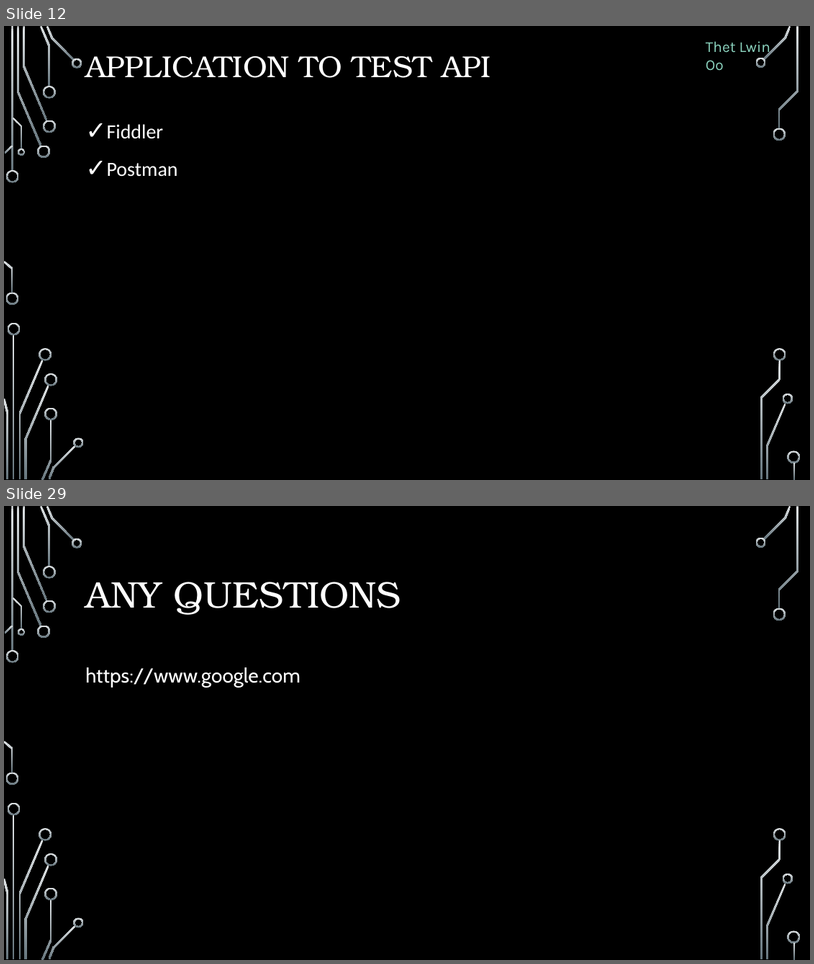
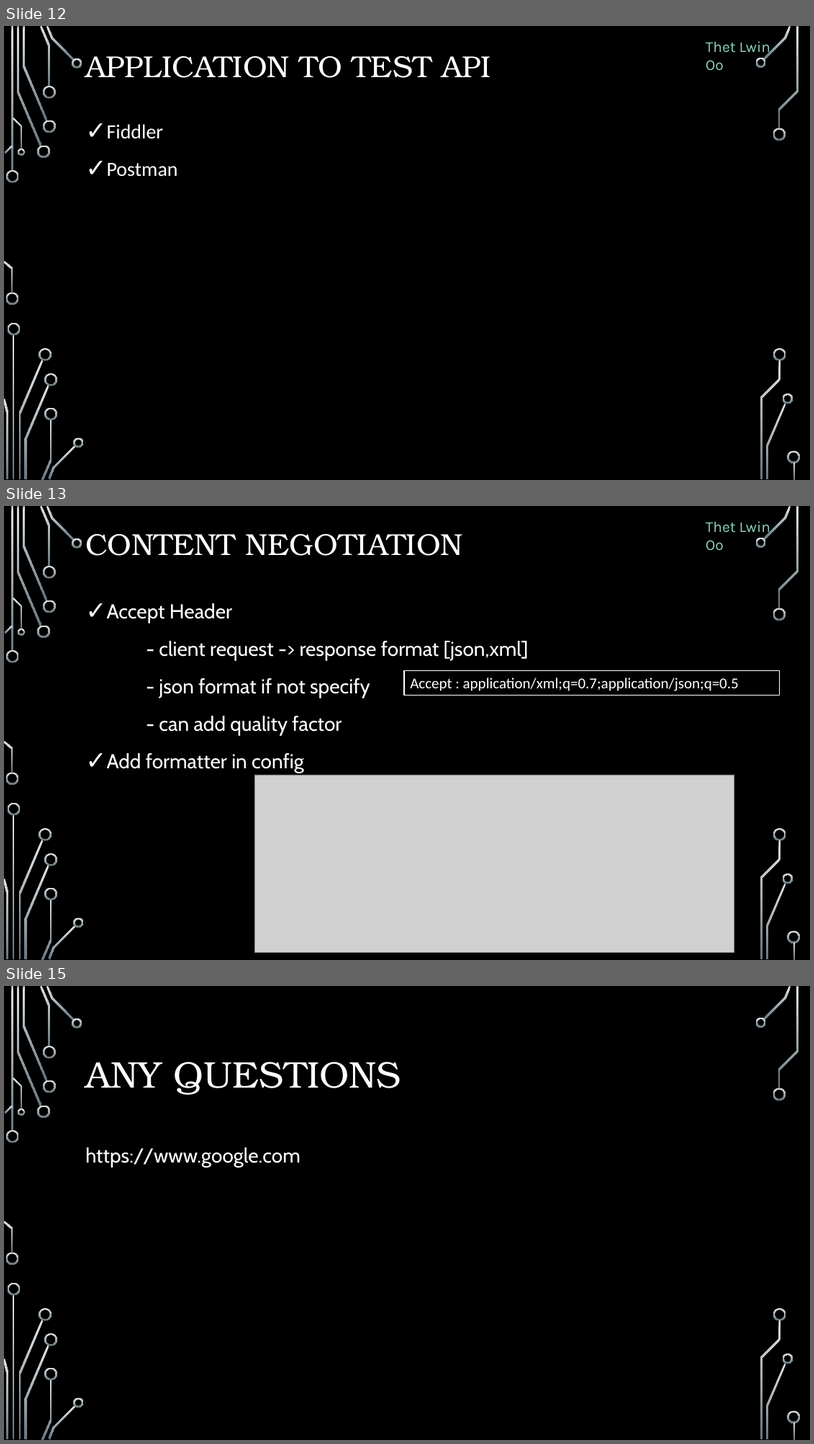
Before and after one commit to ThetLwinOoAam/AspNetMVCTPC1_Doc, a slide deck: AspNetWebApi.pptx. Shown one above the other, each under a label of ours: slides 12 and 29 before the commit, slides 12, 13 and 15 after it; the slides between them are not shown. The pictures are 814x964 and 814x1444 pixels, drawn with LibreOffice and Linux fonts; fonts in the diff are those of the drawing; grey boxes stand for pictures; background and template pictures are left out. Boxes give left, top, right and bottom in pixels: in the first picture for what was removed or moved away, otherwise in the second. Text is boxed around its words. In the diff, an @@ line names an element or a change of style, - is before the commit and + after.

```diff
--- a/AspNetWebApi.pptx
+++ b/AspNetWebApi.pptx
@@ slide 13 added at box(4, 506, 810, 960), background picture (left out); not listed: 36 template elements that a slide beside it also shows @@
@@ text added at box(706, 521, 771, 551), 18 pt, text #8DD6C1 @@
+Thet Lwin Oo
@@ title added at box(85, 534, 463, 556), 36 pt, text #FFFFFF @@
+CONTENT NEGOTIATION
@@ text added at box(107, 603, 529, 772), 24 pt, text #FFFFFF @@
+✓ Accept Header
+- client request -> response format [json,xml]
+- json format if not specify
+- can add quality factor
+✓ Add formatter in config
@@ rectangle added at box(404, 671, 780, 695), outline #FFFFFF 1 pt, 18 pt, text #FFFFFF @@
+Accept : application/xml;q=0.7;application/json;q=0.5
@@ picture added at box(255, 775, 735, 952) @@
@@ what was slide 29 is now slide 15 @@
```
Also in this commit, not shown: 1 other slide added, 16 slides removed.
